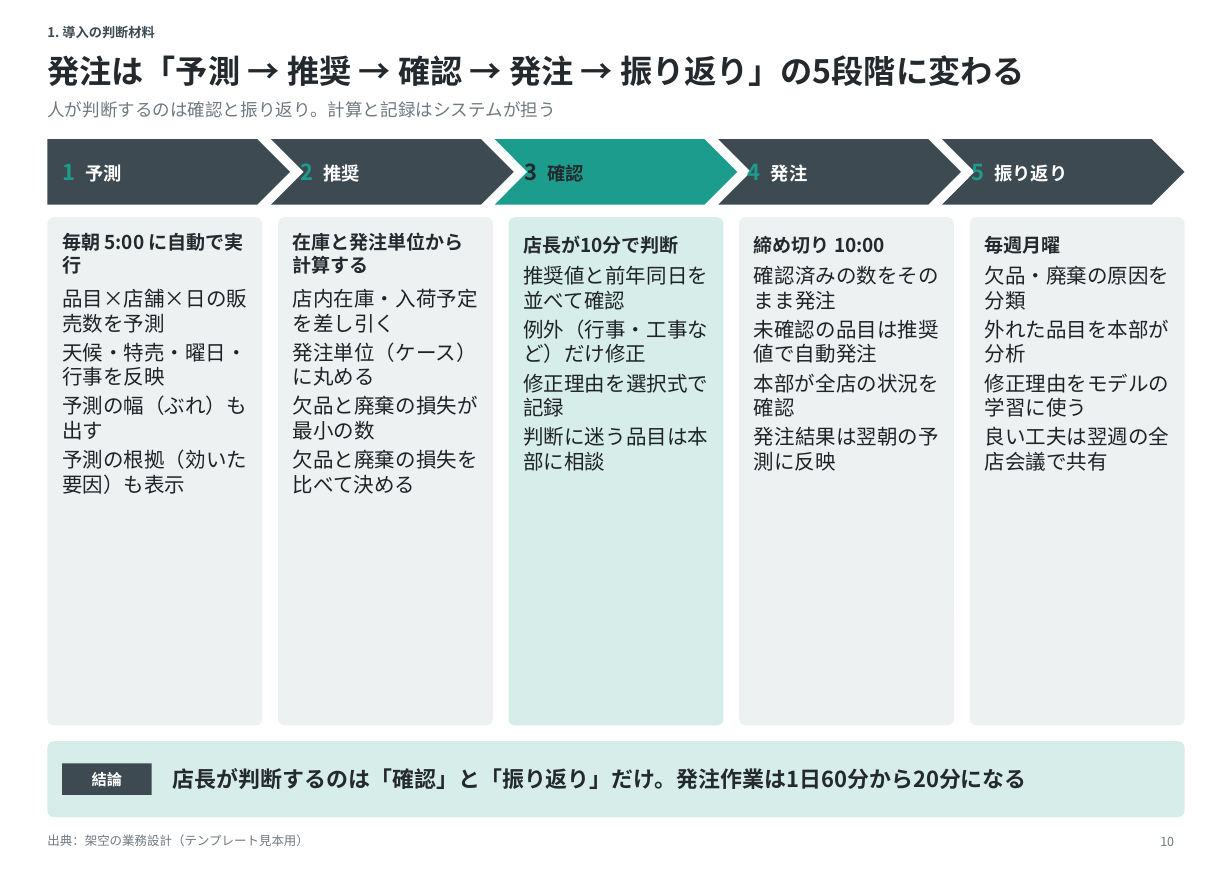
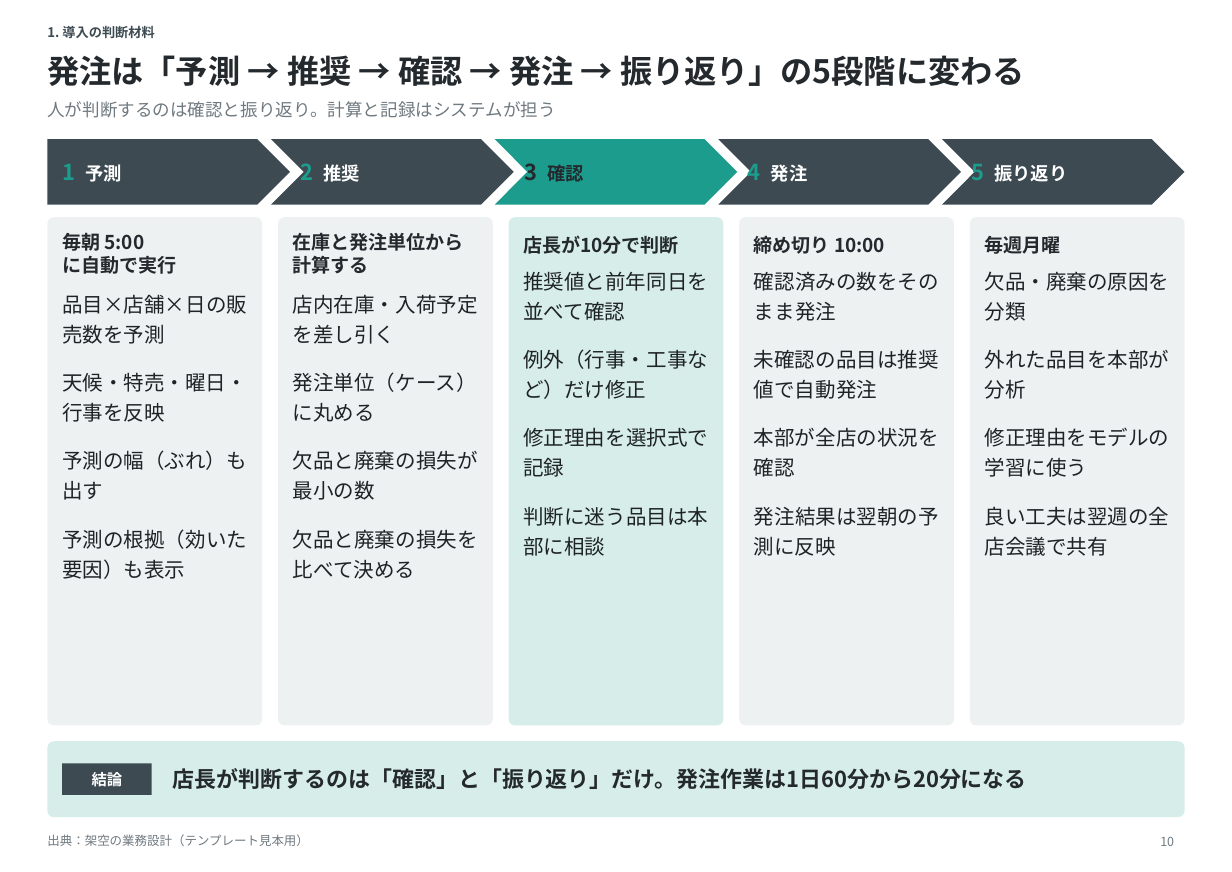
Before and after one commit to sibyl2501/claude_pptx_making, a slide deck: slide 10 of dist/catalog.pptx. Drawn at 1232x872 pixels with LibreOffice and Linux fonts; fonts in the diff are those of the drawing. Boxes give left, top, right and bottom in pixels: in the first picture for what was removed or moved away, otherwise in the second. Text is boxed around its words. In the diff, an @@ line names an element or a change of style, - is before the commit and + after.

```diff
--- a/dist/catalog.pptx
+++ b/dist/catalog.pptx
@@ text at (62,233,176,274): text changed @@
-毎朝 5:00 に自動で実行
+毎朝 5:00
+に自動で実行
@@ line spacing 1 to 1.22; more space between paragraphs in 5 elements at (62,294,247,579), (293,294,478,579), (523,271,708,556), (754,272,939,556), (985,271,1170,556) @@
```
Also in this commit, not shown: 20 other slides changed, 25 other files.
